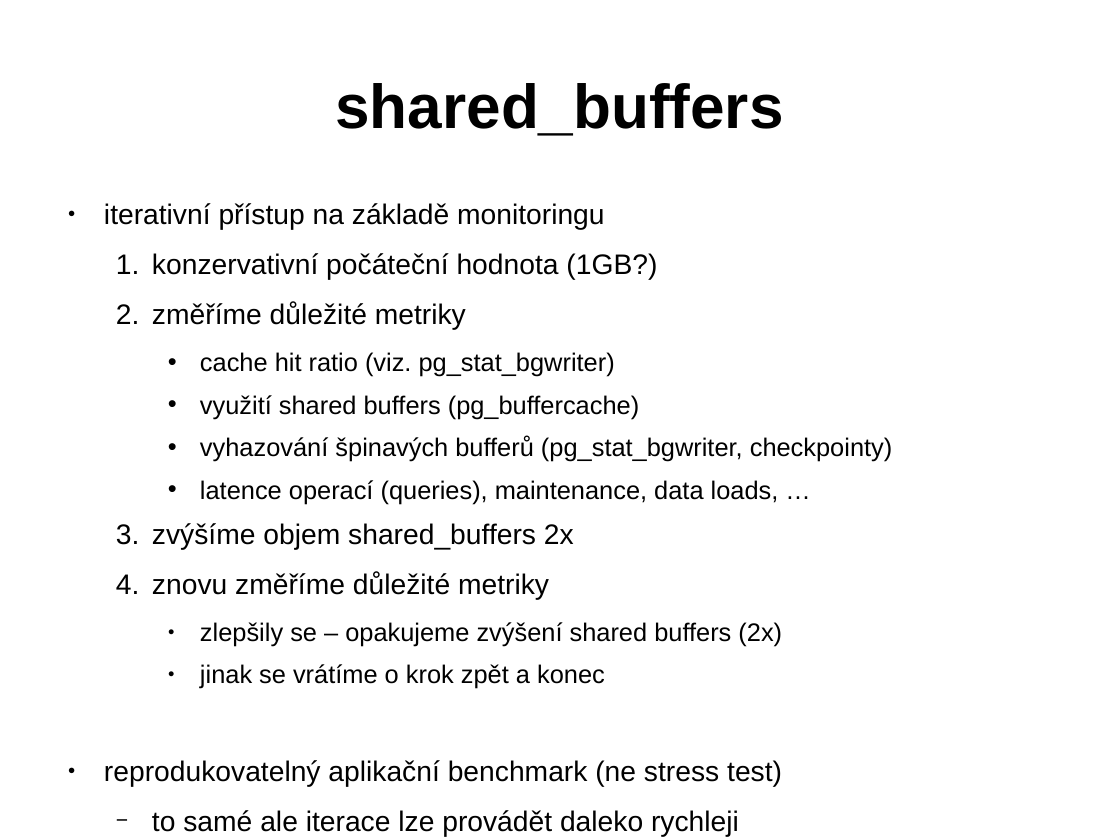
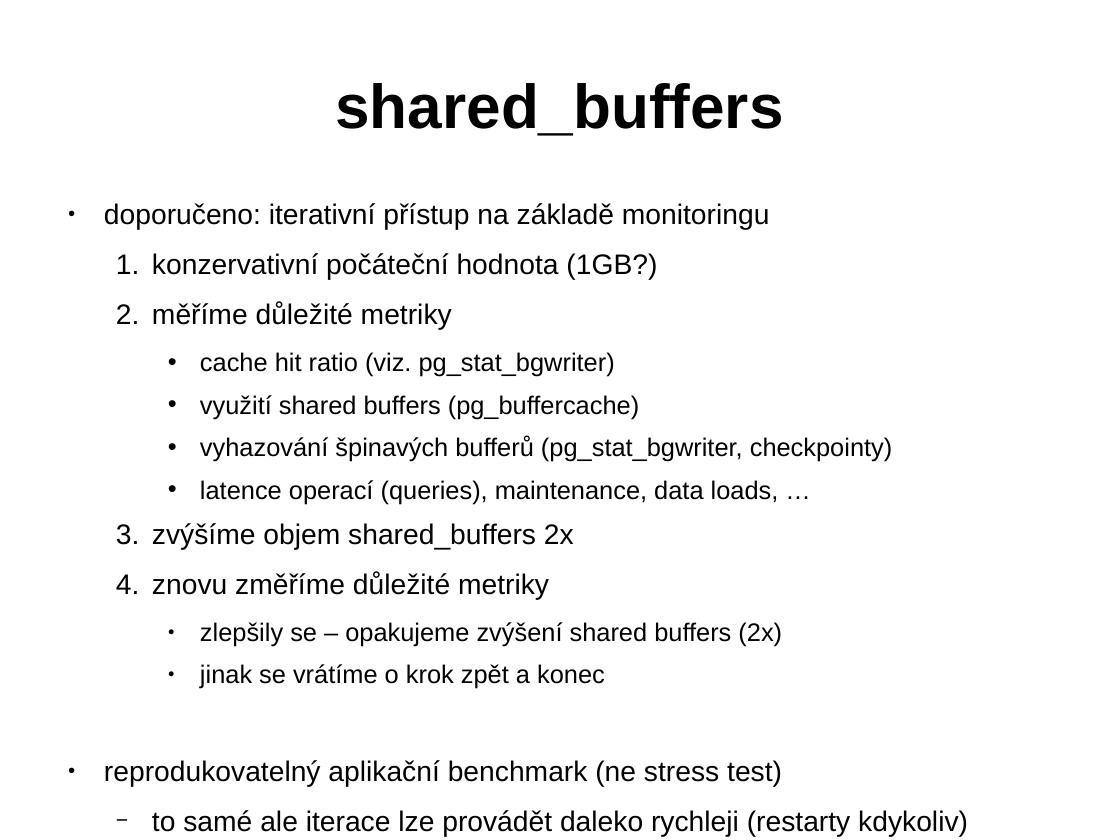
Before and after one commit to tvondra/perf_tuning_training, a slide deck: slide 9 of perf-tuning-training.odp (slide 8 before the commit). Drawn at 1120x840 pixels with LibreOffice and Linux fonts; fonts in the diff are those of the drawing. Boxes give left, top, right and bottom in pixels: in the first picture for what was removed or moved away, otherwise in the second. Text is boxed around its words. In the diff, an @@ line names an element or a change of style, - is before the commit and + after.

```diff
--- a/perf-tuning-training.odp
+++ b/perf-tuning-training.odp
@@ text at (104,203,770,230): text changed @@
-● iterativní přístup na základě monitoringu
+● doporučeno: iterativní přístup na základě monitoringu
@@ text at (152,302,452,330): text changed @@
-  2. změříme důležité metriky
+  2. měříme důležité metriky
@@ text at (152,810,968,837): text changed @@
-  − to samé ale iterace lze provádět daleko rychleji
+  − to samé ale iterace lze provádět daleko rychleji (restarty kdykoliv)
```
Also in this commit, not shown: 14 other slides changed, 2 slides added, 2 other files.
